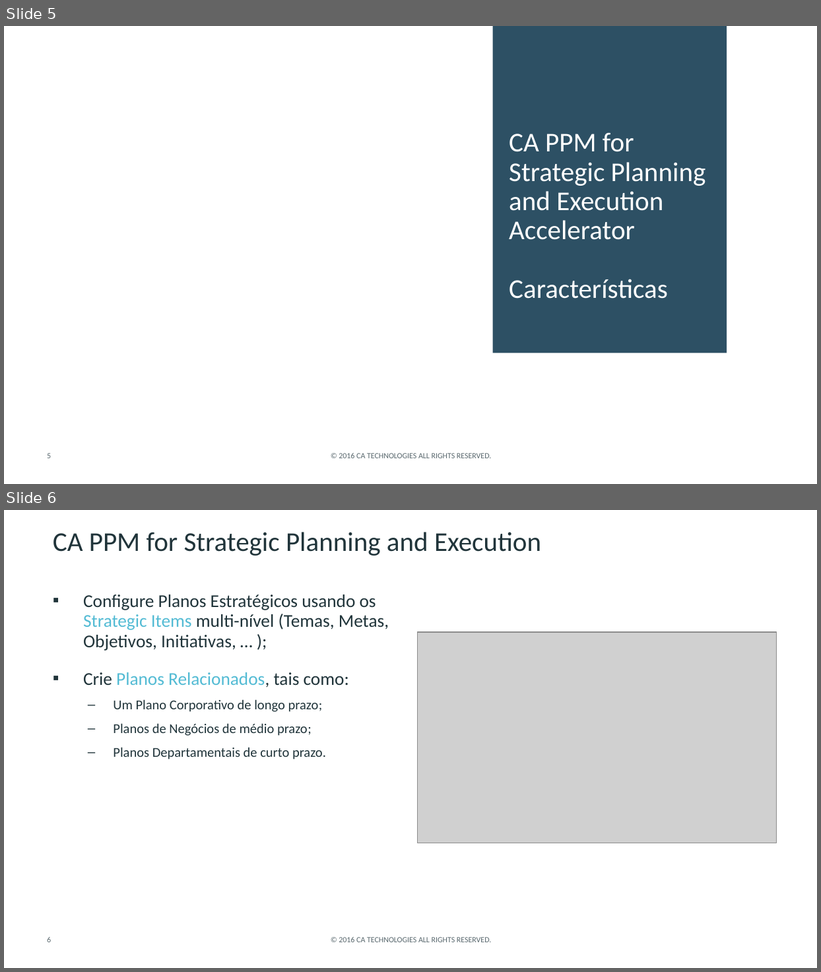
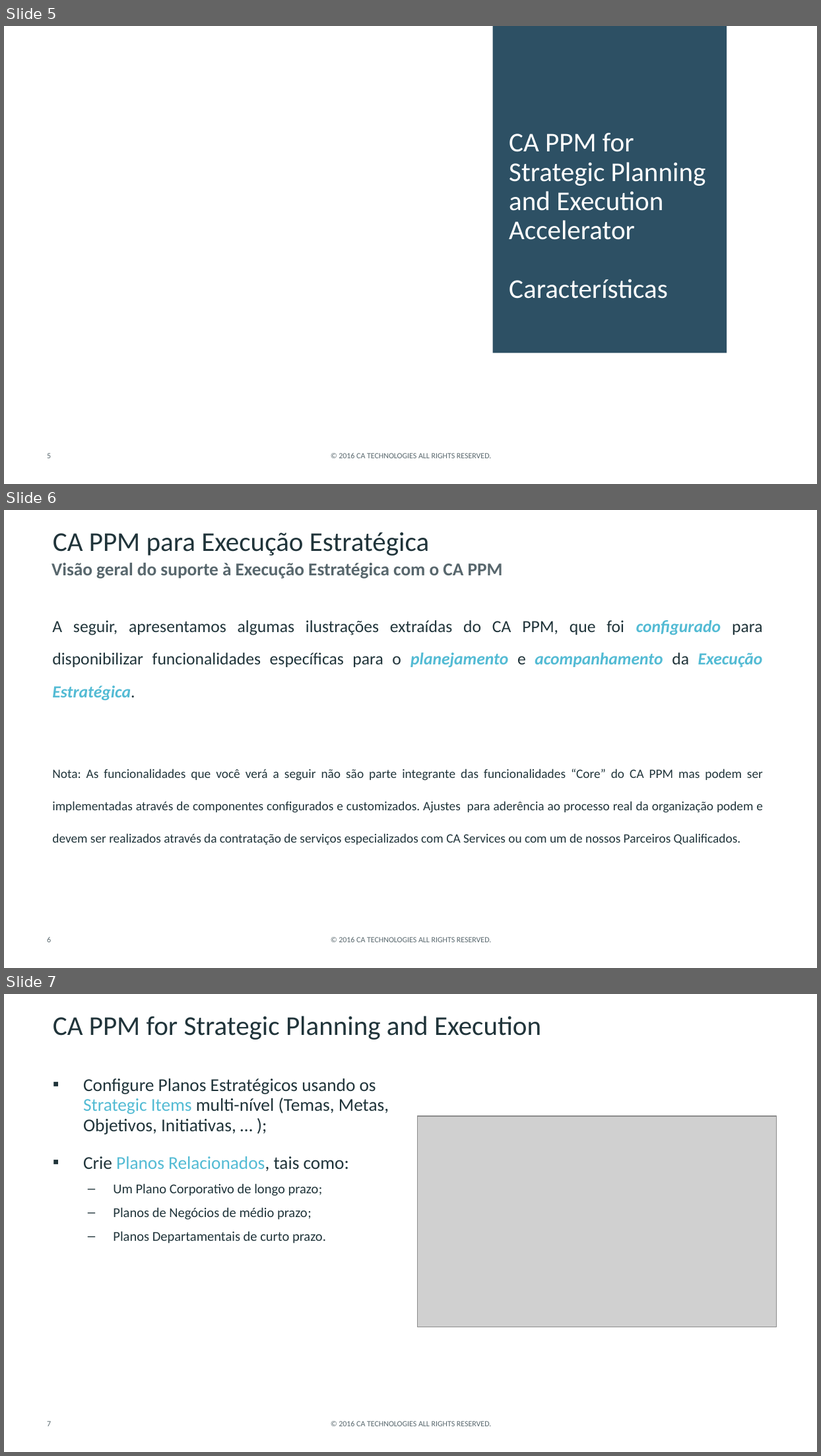
Before and after one commit to CALATAMITBMCOE/Strategic-Alignment, a slide deck: Documentation/CA PPM for Strategic Planning and Execution_PT_v5.pptx. Shown one above the other, each under a label of ours: slides 5 and 6 before the commit, slides 5, 6 and 7 after it. The pictures are 821x972 and 821x1456 pixels, drawn with LibreOffice and Linux fonts; fonts in the diff are those of the drawing; grey boxes stand for pictures; background and template pictures are left out. Boxes give left, top, right and bottom in pixels: in the first picture for what was removed or moved away, otherwise in the second. Text is boxed around its words. In the diff, an @@ line names an element or a change of style, - is before the commit and + after.

```diff
--- a/Documentation/CA PPM for Strategic Planning and Execution_PT_v5.pptx
+++ b/Documentation/CA PPM for Strategic Planning and Execution_PT_v5.pptx
@@ slide 6 added at (4,510,817,968), background #FFFFFF; not listed: 2 template elements that a slide beside it also shows @@
@@ title added at (53,532,429,556), 24 pt, text #20343A @@
+CA PPM para Execução Estratégica
@@ text added at (52,563,503,579), 16 pt, text #58676D, bold @@
+Visão geral do suporte à Execução Estratégica com o CA PPM
@@ text added at (52,620,763,845), 11.3 pt, text #20343A @@
+A seguir, apresentamos algumas ilustrações extraídas do CA PPM, que foi configurado para disponibilizar funcionalidades específicas para o planejamento e acompanhamento da Execução Estratégica.
+Nota: As funcionalidades que você verá a seguir não são parte integrante das funcionalidades “Core” do CA PPM mas podem ser implementadas através de componentes configurados e customizados. Ajustes para aderência ao processo real da organização podem e devem ser realizados através da contratação de serviços especializados com CA Services ou com um de nossos Parceiros Qualificados.
@@ what was slide 6 is now slide 7 @@
@@ page number at (47,1421,51,1426): text changed @@
-6
+7
```
Also in this commit, not shown: 47 other files.
